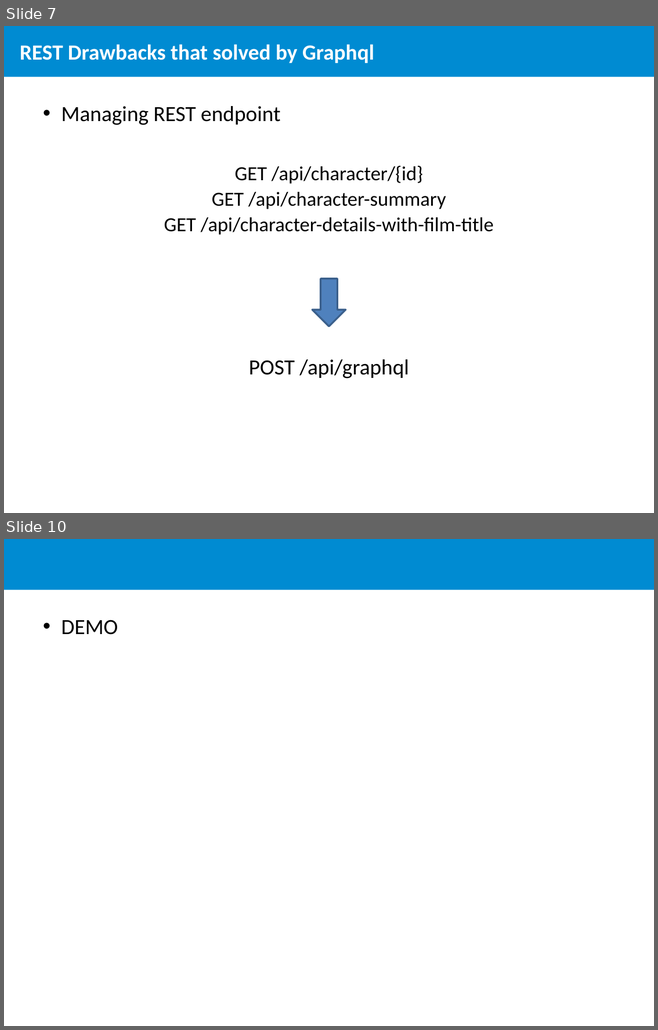
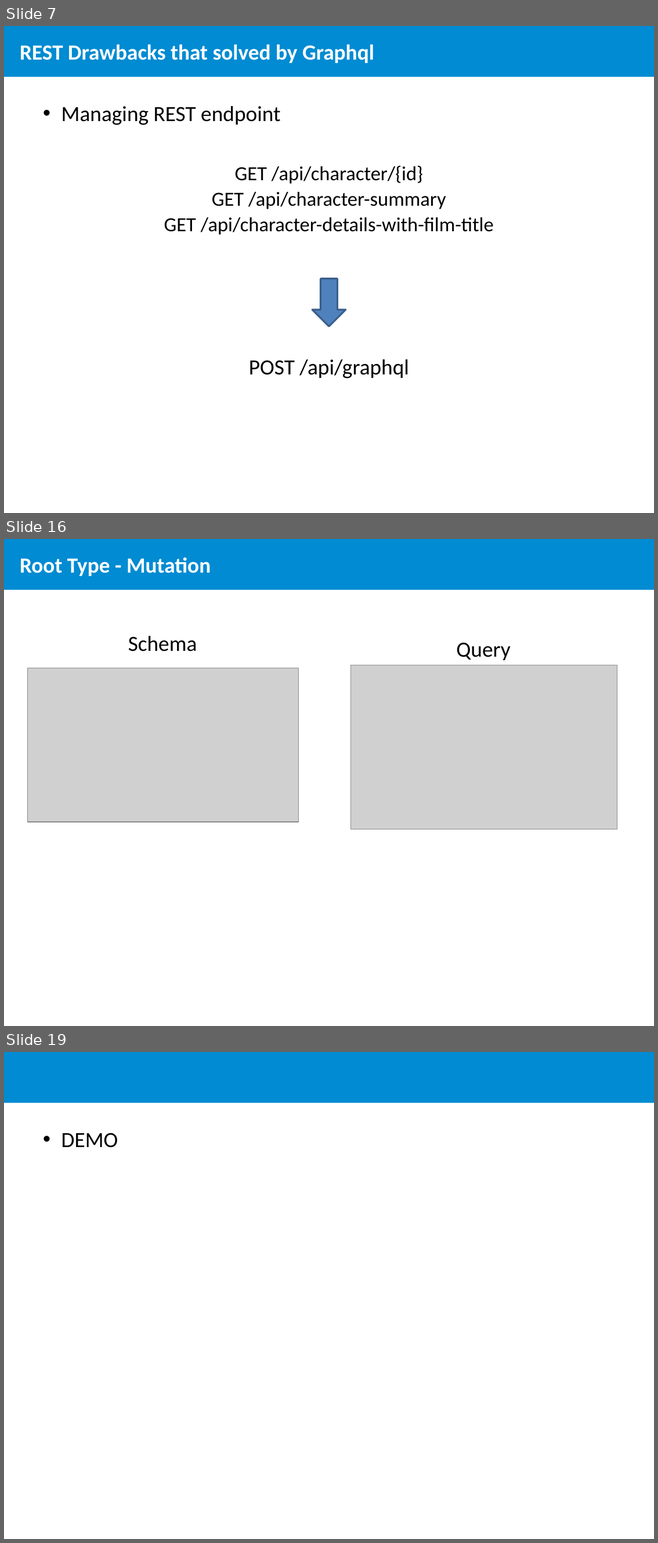
Before and after one commit to ElviraPratiwi/demoGraphql, a slide deck: Learn Graphql.pptx. Shown one above the other, each under a label of ours: slides 7 and 10 before the commit, slides 7, 16 and 19 after it; the slides between them are not shown. The pictures are 658x1030 and 658x1543 pixels, drawn with LibreOffice and Linux fonts; fonts in the diff are those of the drawing; grey boxes stand for pictures; background and template pictures are left out. Boxes give left, top, right and bottom in pixels: in the first picture for what was removed or moved away, otherwise in the second. Text is boxed around its words. In the diff, an @@ line names an element or a change of style, - is before the commit and + after.

```diff
--- a/Learn Graphql.pptx
+++ b/Learn Graphql.pptx
@@ slide 16 added at bbox=[4, 539, 654, 1026], background #FFFFFF; not listed: 1 template element that a slide beside it also shows @@
@@ title added at bbox=[20, 557, 210, 576], 24 pt, text #FFFFFF, bold @@
+Root Type - Mutation
@@ text added at bbox=[128, 636, 197, 652], 24 pt, text #000000 @@
+Schema
@@ text added at bbox=[456, 642, 510, 660], 24 pt, text #000000 @@
+Query
@@ picture added at bbox=[28, 668, 298, 822] @@
@@ picture added at bbox=[350, 665, 616, 830] @@
@@ what was slide 10 is now slide 19 @@
```
Also in this commit, not shown: 4 slides changed, 8 other slides added.
